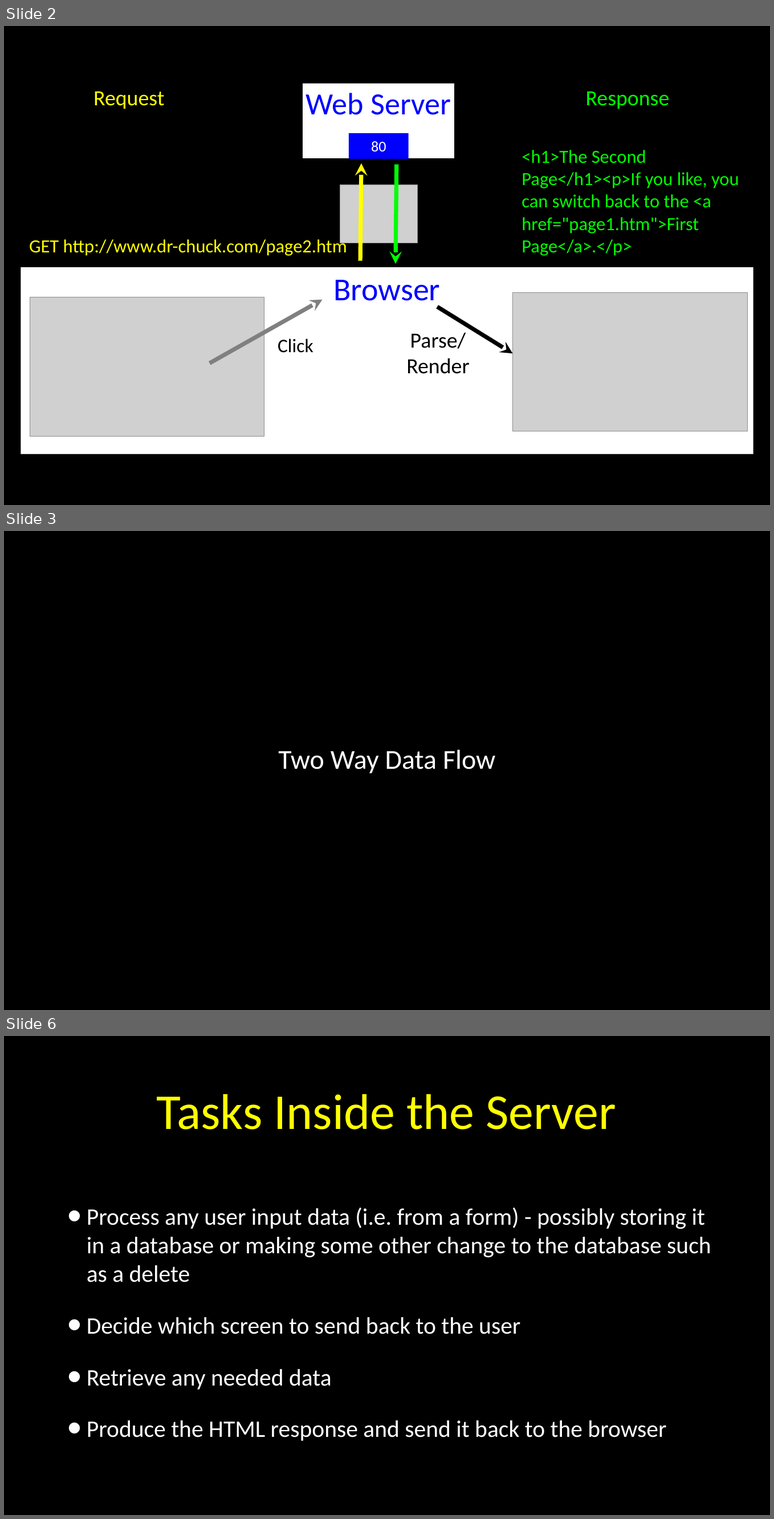
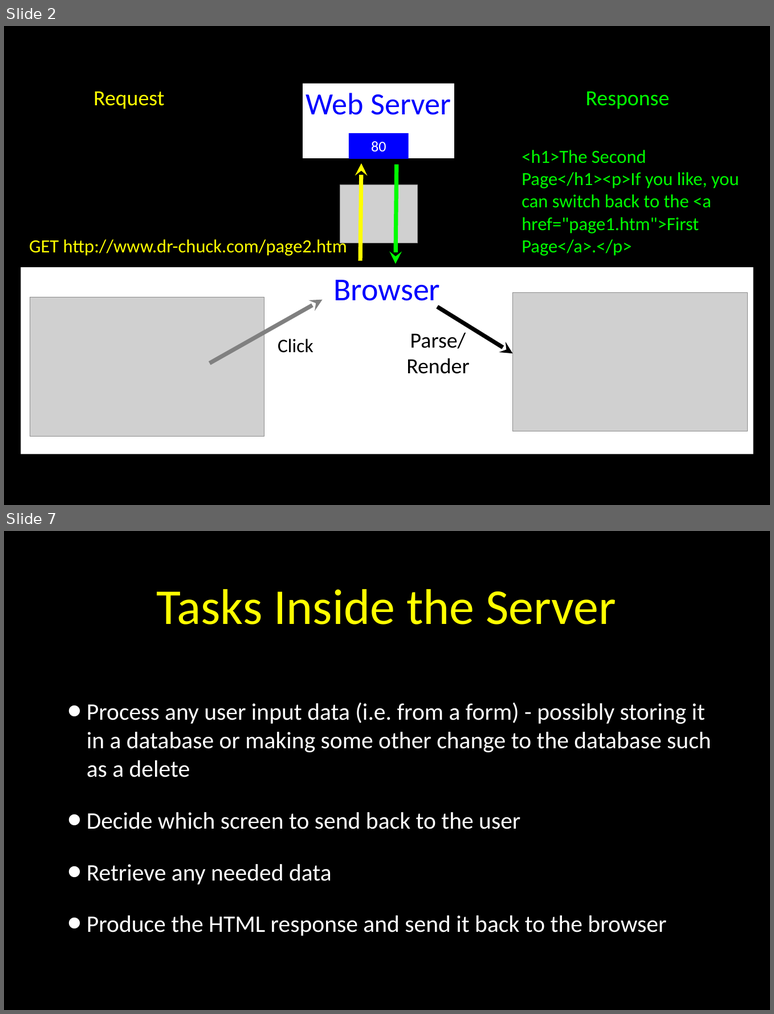
Before and after one commit to csev/dj4e, a slide deck: lectures/DJ-02-MVC.pptx. Shown one above the other, each under a label of ours: slides 2, 3 and 6 before the commit, slides 2 and 7 after it; the slides between them are not shown. The pictures are 774x1519 and 774x1014 pixels, drawn with LibreOffice and Linux fonts; fonts in the diff are those of the drawing; grey boxes stand for pictures. Boxes give left, top, right and bottom in pixels: in the first picture for what was removed or moved away, otherwise in the second. Text is boxed around its words. In the diff, an @@ line names an element or a change of style, - is before the commit and + after.

```diff
--- a/lectures/DJ-02-MVC.pptx
+++ b/lectures/DJ-02-MVC.pptx
@@ slide 3 removed at box(4, 531, 770, 1010), background #000000 @@
@@ title removed at box(278, 749, 495, 773) @@
-Two Way Data Flow
@@ what was slide 6 is now slide 7 @@
```
Also in this commit, not shown: 1 slide added, 5 other slides removed, 8 other files.
